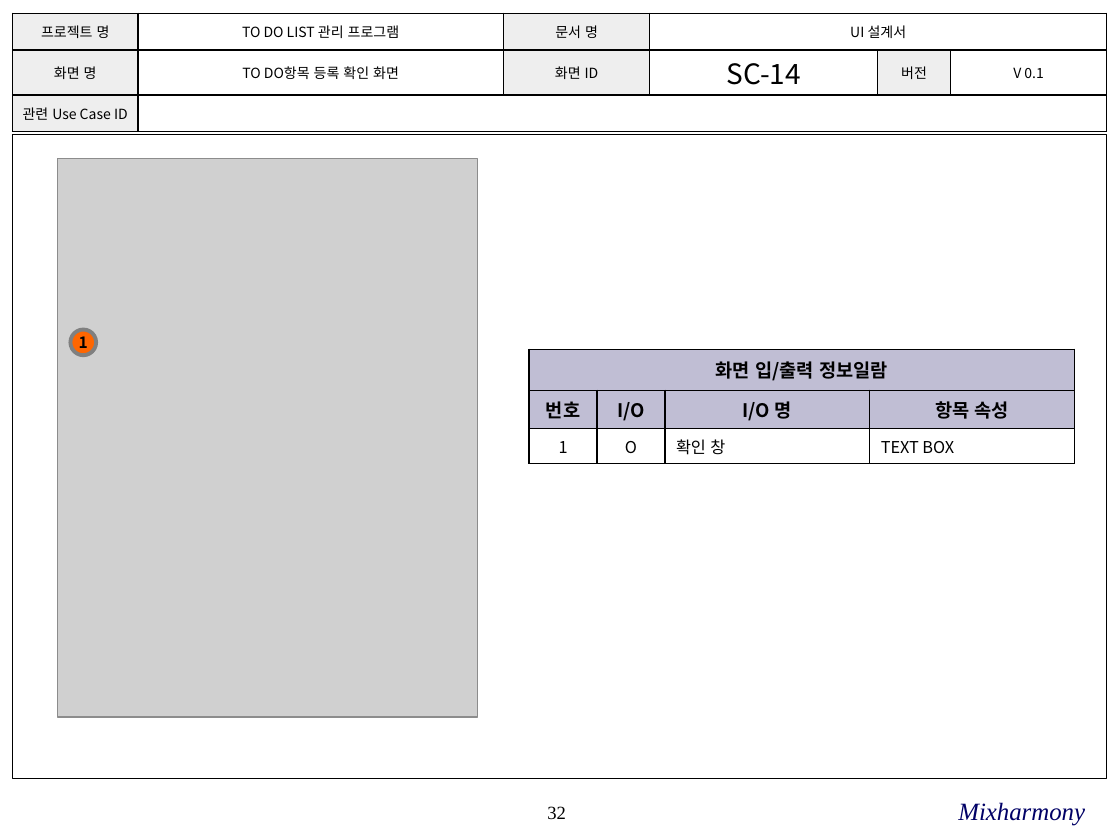
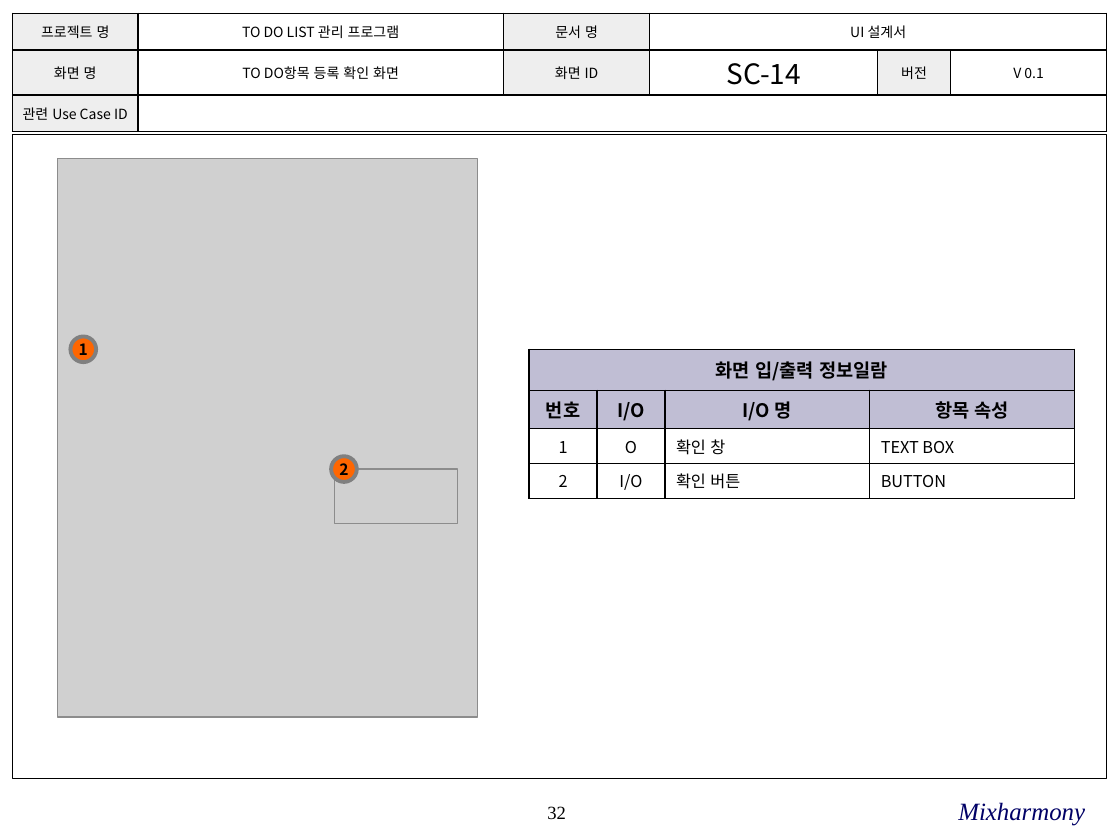
Before and after one commit to SE-admin/SE2017_2_mixharmony, a slide deck: slide 32 of doc/3_ 설계서/UI Design Template.pptx. Drawn at 1120x840 pixels with LibreOffice and Linux fonts; fonts in the diff are those of the drawing; grey boxes stand for pictures; background and template pictures are left out. Boxes give left, top, right and bottom in pixels: in the first picture for what was removed or moved away, otherwise in the second. Text is boxed around its words. In the diff, an @@ line names an element or a change of style, - is before the commit and + after.

```diff
--- a/doc/3_ 설계서/UI Design Template.pptx
+++ b/doc/3_ 설계서/UI Design Template.pptx
@@ ellipse "1": place and size @@
-ellipse "1" at [71, 329, 96, 355]
+ellipse "1" at [71, 336, 96, 362]
@@ table at [529, 349, 1075, 494] @@
+row 4: 2 | I/O | 확인 버튼 | BUTTON
@@ ellipse added at [332, 456, 357, 482], fill #FF6600, outline #808080 2.5 pt, 10 pt, text #000000, bold @@
+2
@@ picture added at [335, 469, 458, 524] @@
```
Also in this commit, not shown: 6 other slides changed, 2 slides added.
